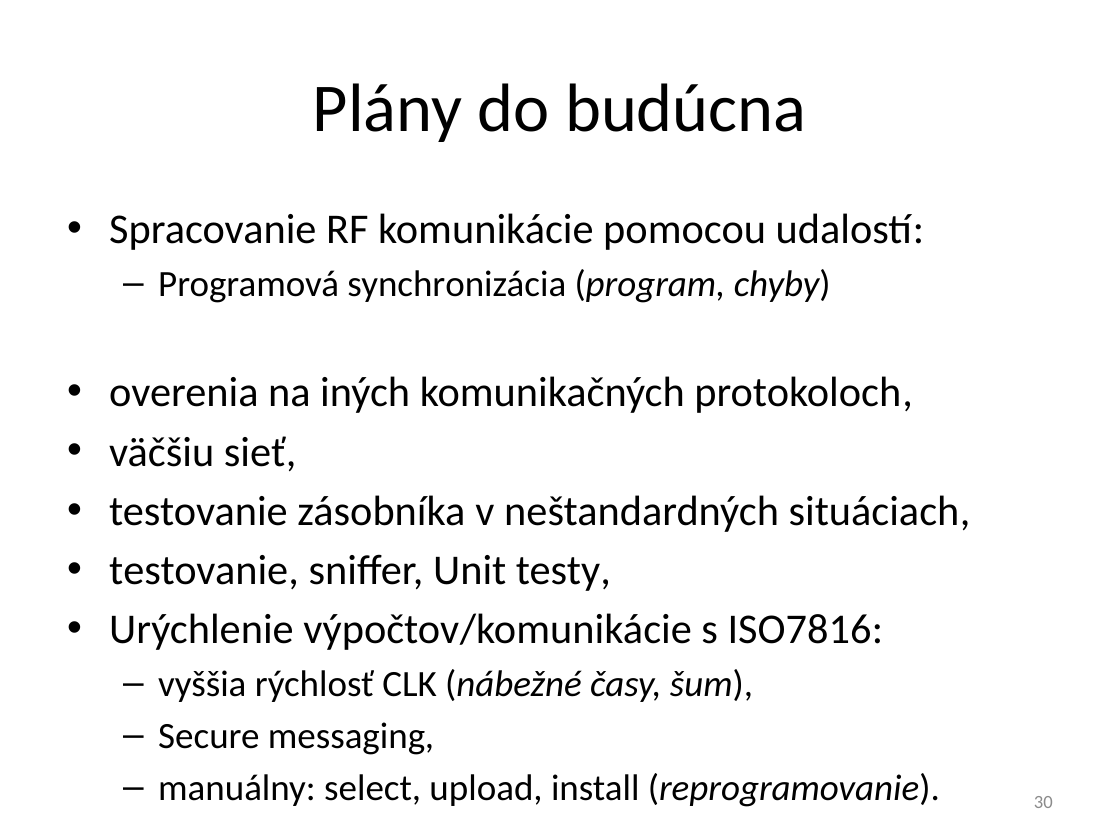
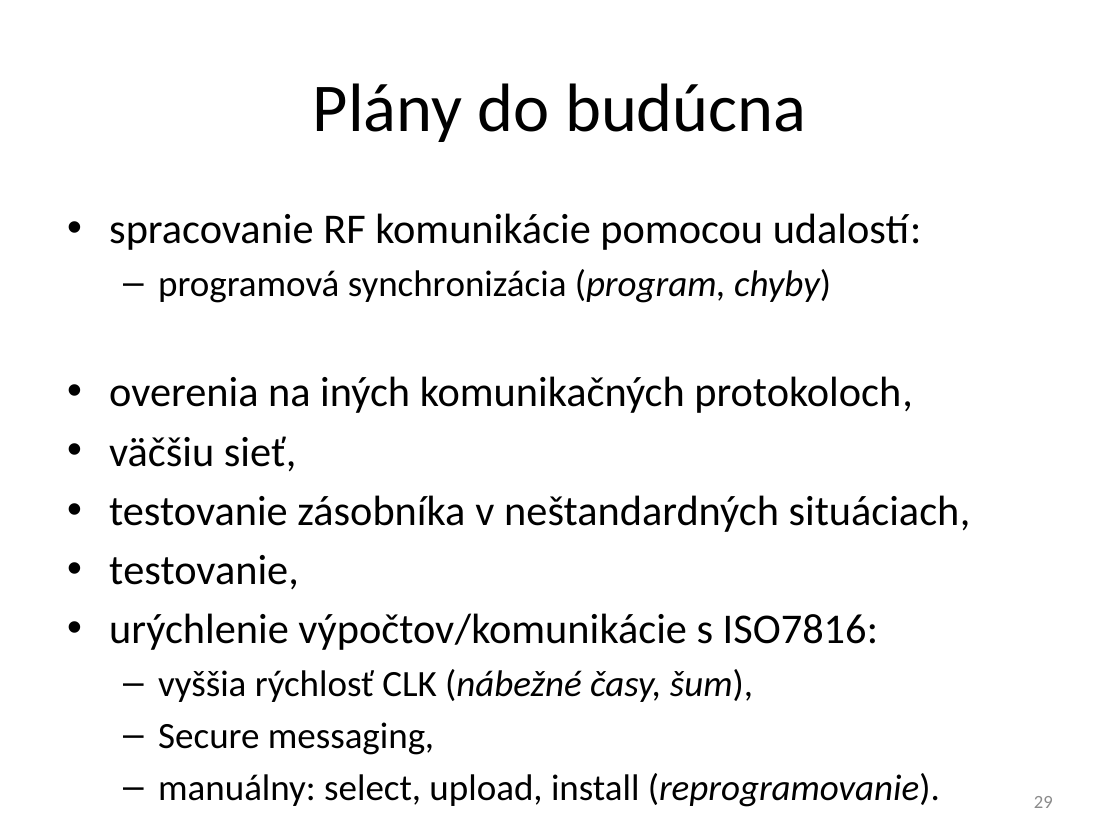
Before and after one commit to javacard-FOSS-applets/nrf6310-pca10007, a slide deck: slide 29 of Obhajoba/xdoubravsky_dp.pptx (slide 30 before the commit). Drawn at 1120x840 pixels with LibreOffice and Linux fonts; fonts in the diff are those of the drawing. Boxes give left, top, right and bottom in pixels: in the first picture for what was removed or moved away, otherwise in the second. Text is boxed around its words. In the diff, an @@ line names an element or a change of style, - is before the commit and + after.

```diff
--- a/Obhajoba/xdoubravsky_dp.pptx
+++ b/Obhajoba/xdoubravsky_dp.pptx
@@ text at (109,213,922,303): text changed @@
-• Spracovanie RF komunikácie pomocou udalostí:
-  – Programová synchronizácia (program, chyby)
+• spracovanie RF komunikácie pomocou udalostí:
+  – programová synchronizácia (program, chyby)
@@ text at (109,555,879,650): text changed @@
-• testovanie, sniffer, Unit testy,
-• Urýchlenie výpočtov/komunikácie s ISO7816:
+• testovanie,
+• urýchlenie výpočtov/komunikácie s ISO7816:
@@ page number at (1034,796,1053,808): text changed @@
-30
+29
```
Also in this commit, not shown: 23 other slides changed, 1 slide removed.
